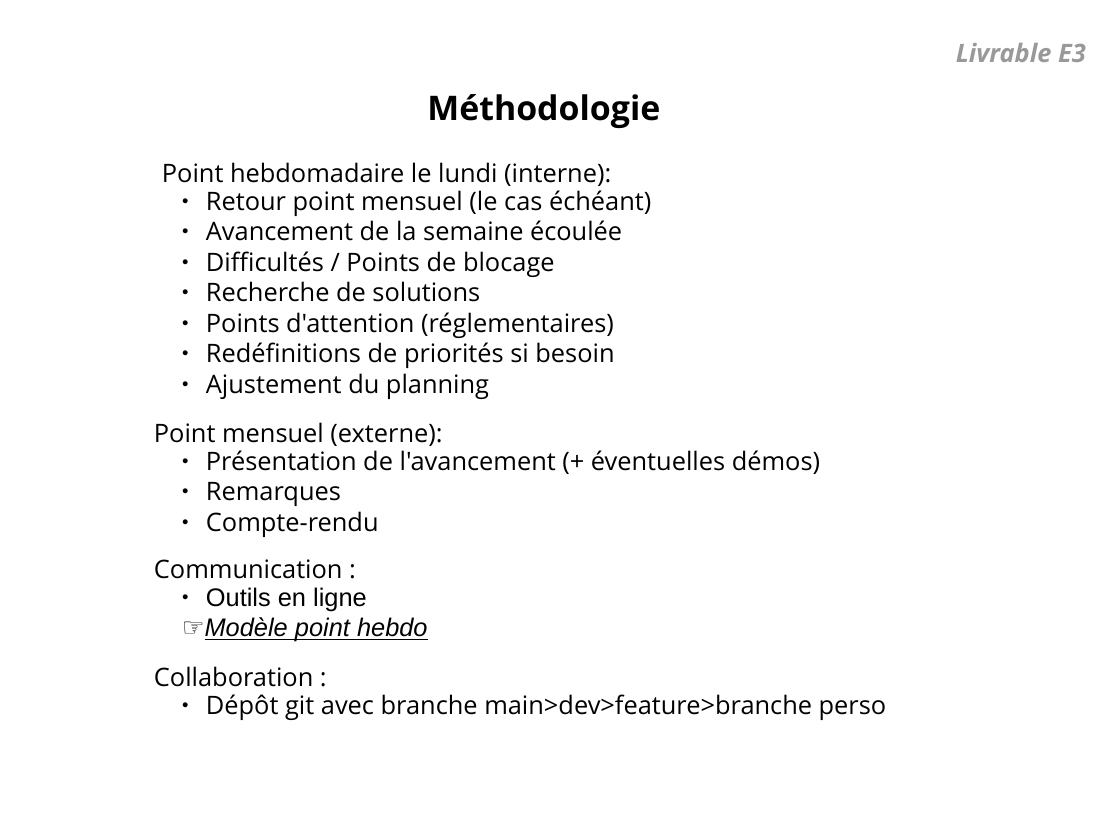
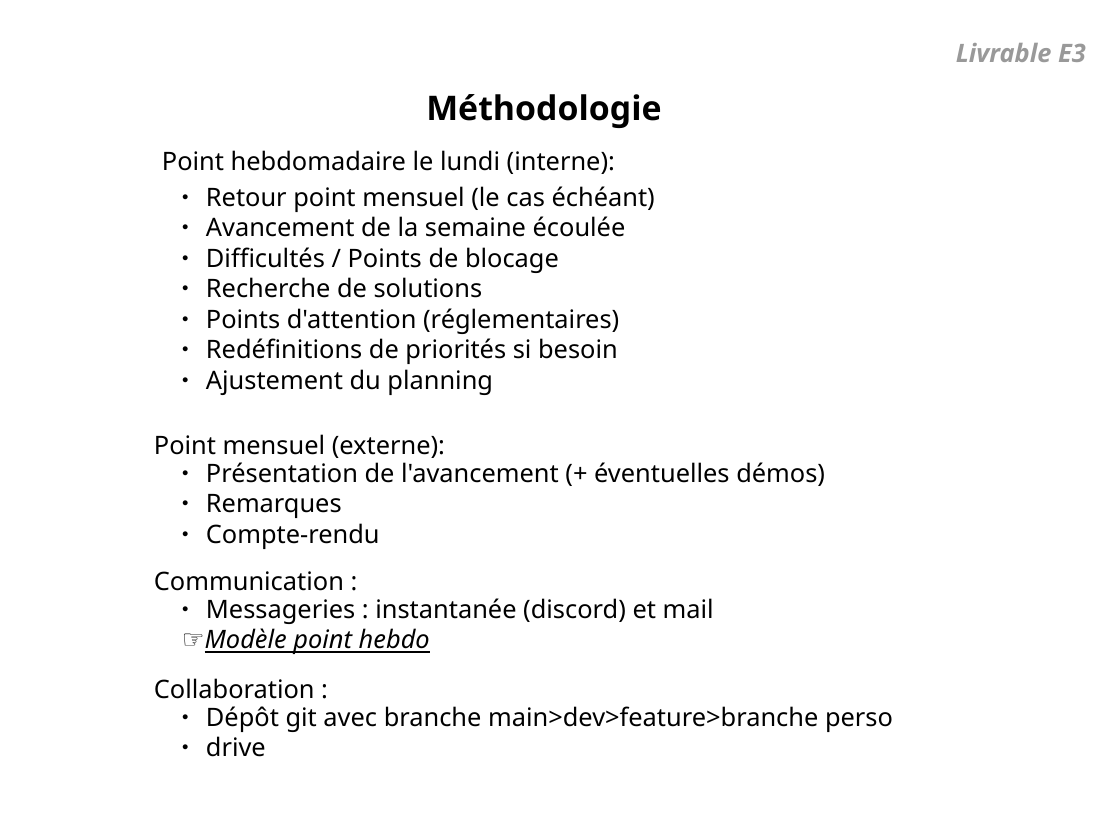
Before and after one commit to StephParc/certification, a slide deck: slide 7 of E3/support présentation E3.odp. Drawn at 1120x840 pixels with LibreOffice and Linux fonts; fonts in the diff are those of the drawing; background and template pictures are left out. Boxes give left, top, right and bottom in pixels: in the first picture for what was removed or moved away, otherwise in the second. Text is boxed around its words. In the diff, an @@ line names an element or a change of style, - is before the commit and + after.

```diff
--- a/E3/support présentation E3.odp
+++ b/E3/support présentation E3.odp
@@ text "Point hebdomadaire le lundi (interne):": place and size @@
-text "Point hebdomadaire le lundi (interne):" at box(162, 162, 611, 186)
+text "Point hebdomadaire le lundi (interne):" at box(162, 150, 615, 174)
@@ font Open Sans to Noto Sans in 7 elements at box(426, 94, 661, 128), box(206, 186, 655, 395), box(154, 434, 445, 458), box(154, 678, 315, 699), box(206, 462, 825, 549), box(162, 150, 615, 174), box(154, 571, 344, 591) @@
@@ 4 texts: place and size @@
-4 texts at box(154, 422, 820, 687)
+4 texts at box(154, 434, 825, 699)
@@ text "Messageries : instantanée (discord) et ...": place and size @@
-text "Messageries : instantanée (discord) et ..." at box(182, 587, 428, 642)
+text "Messageries : instantanée (discord) et ..." at box(182, 598, 714, 654)
@@ text at box(206, 598, 714, 624): text changed; font Arial to Noto Sans @@
-● Outils en ligne
+● Messageries : instantanée (discord) et mail
@@ text at box(182, 628, 430, 654): font Arial to Noto Sans in "☞Modèle point hebdo" @@
@@ text "Dépôt git avec branche main>dev>feature>branche ...": place and size @@
-text "Dépôt git avec branche main>dev>feature>branche ..." at box(206, 694, 887, 720)
+text "Dépôt git avec branche main>dev>feature>branche ..." at box(206, 706, 893, 757)
@@ text at box(206, 706, 893, 732): font Open Sans to Noto Sans @@
@@ text at box(206, 736, 266, 757): paragraph added @@
+● drive
```
Also in this commit, not shown: 7 other slides changed, 19 other files.
